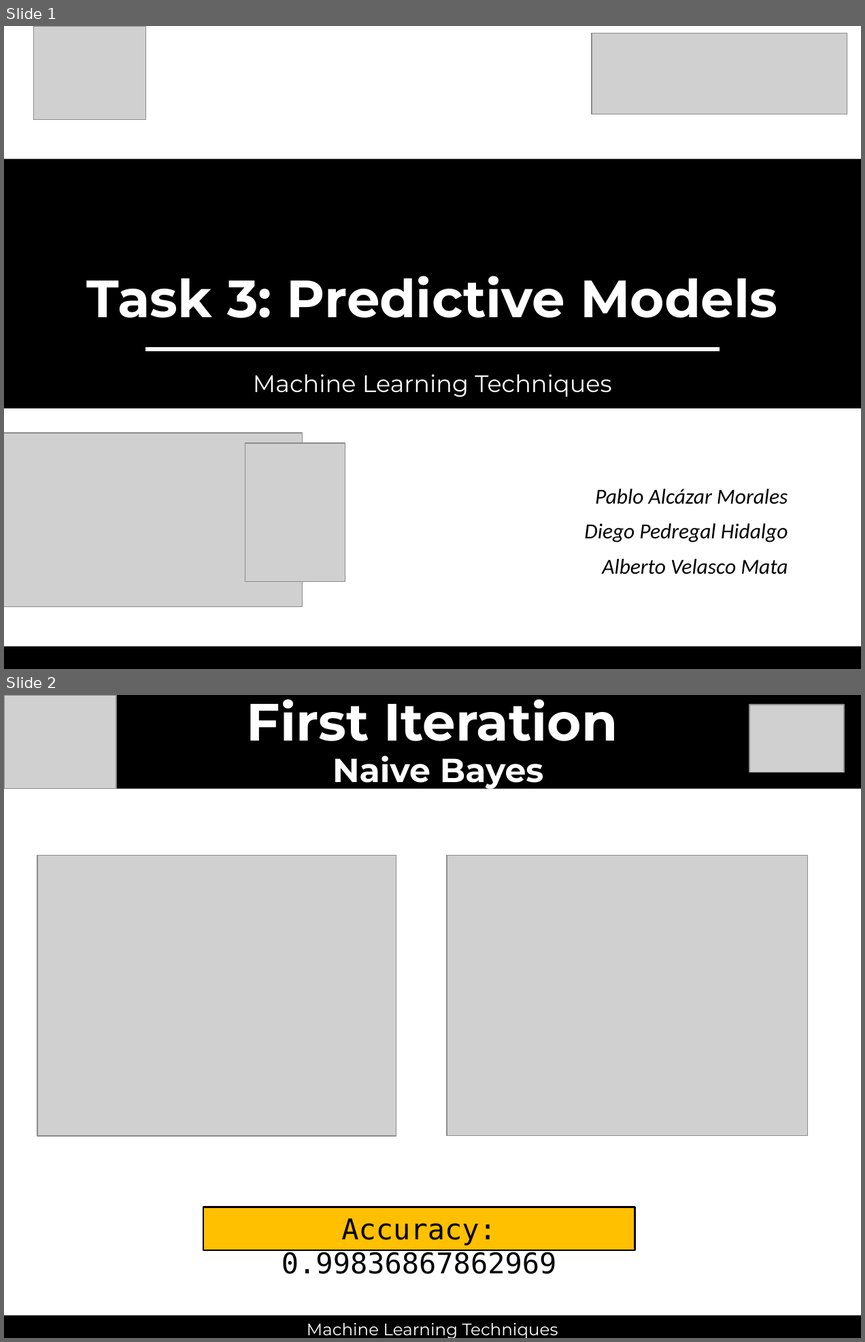
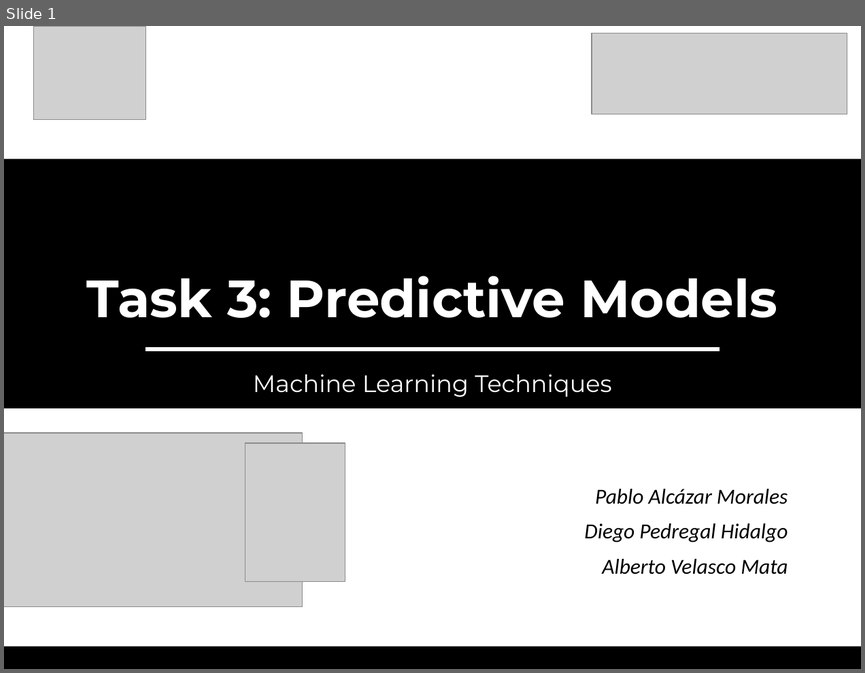
Before and after one commit to thmasker/ML_lab, a slide deck: Task3/doc/Task3.pptx. Shown one above the other, each under a label of ours: slides 1 and 2 before the commit, slide 1 after it. The pictures are 865x1342 and 865x673 pixels, drawn with LibreOffice and Linux fonts; fonts in the diff are those of the drawing; grey boxes stand for pictures. Boxes give left, top, right and bottom in pixels: in the first picture for what was removed or moved away, otherwise in the second. Text is boxed around its words. In the diff, an @@ line names an element or a change of style, - is before the commit and + after.

```diff
--- a/Task3/doc/Task3.pptx
+++ b/Task3/doc/Task3.pptx
@@ slide 2 removed at bbox=[4, 695, 861, 1338], background #FFFFFF @@
@@ rectangle removed at bbox=[4, 695, 861, 788] @@
@@ picture removed at bbox=[4, 695, 116, 788] @@
@@ text removed at bbox=[247, 699, 618, 741] @@
-First Iteration
@@ picture removed at bbox=[749, 705, 844, 772] @@
@@ text removed at bbox=[332, 756, 544, 790] @@
-Naive Bayes
@@ picture removed at bbox=[37, 855, 396, 1136] @@
@@ picture removed at bbox=[447, 855, 808, 1136] @@
@@ line removed from (145, 1018) to (719, 1018) @@
@@ rectangle removed at bbox=[204, 1206, 634, 1249] @@
-Accuracy: 0.99836867862969
@@ rectangle removed at bbox=[4, 1315, 861, 1338] @@
@@ text removed at bbox=[307, 1322, 558, 1338] @@
-Machine Learning Techniques
```
Also in this commit, not shown: 3 slides changed, 6 slides added, 4 other slides removed.
